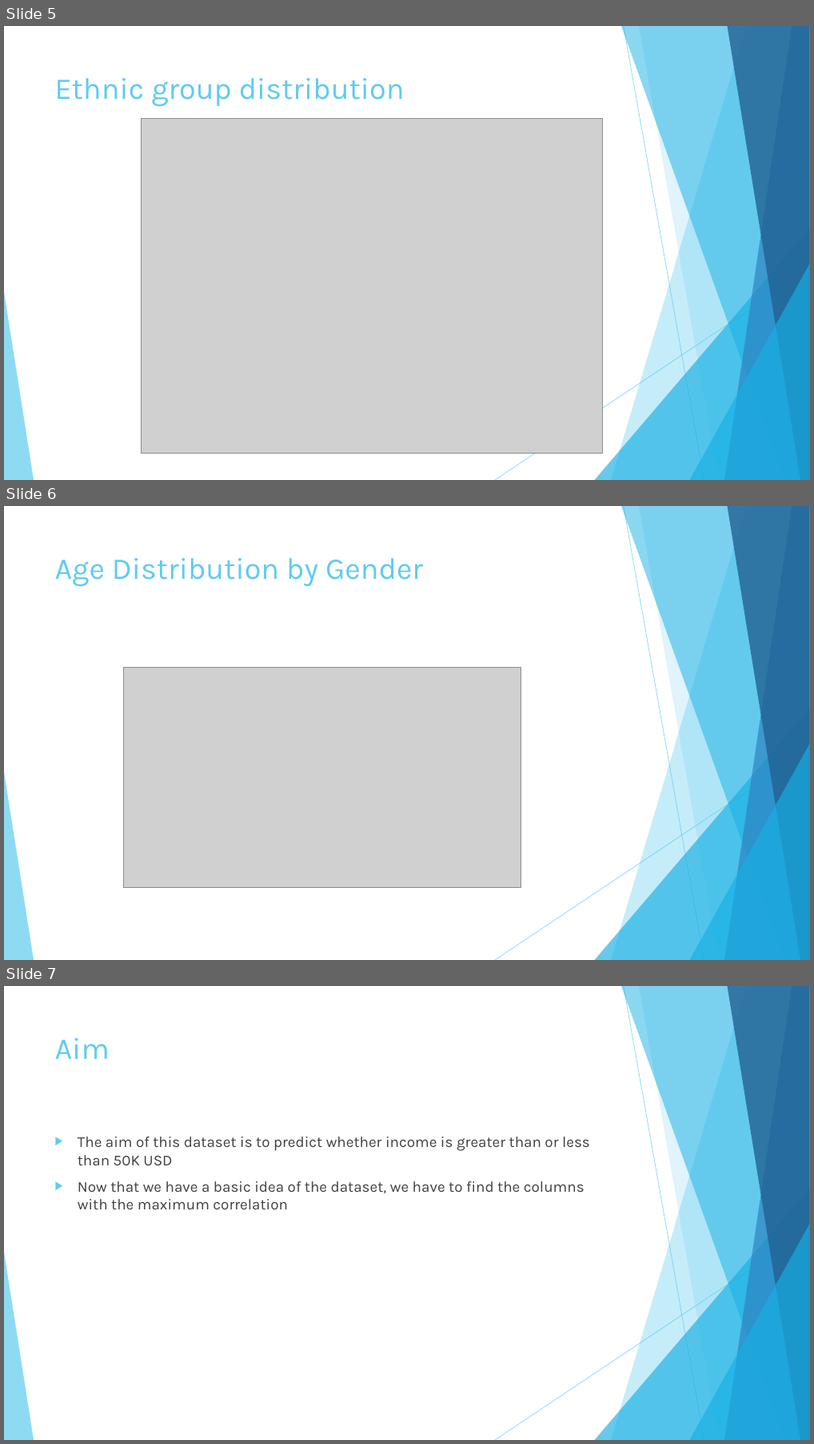
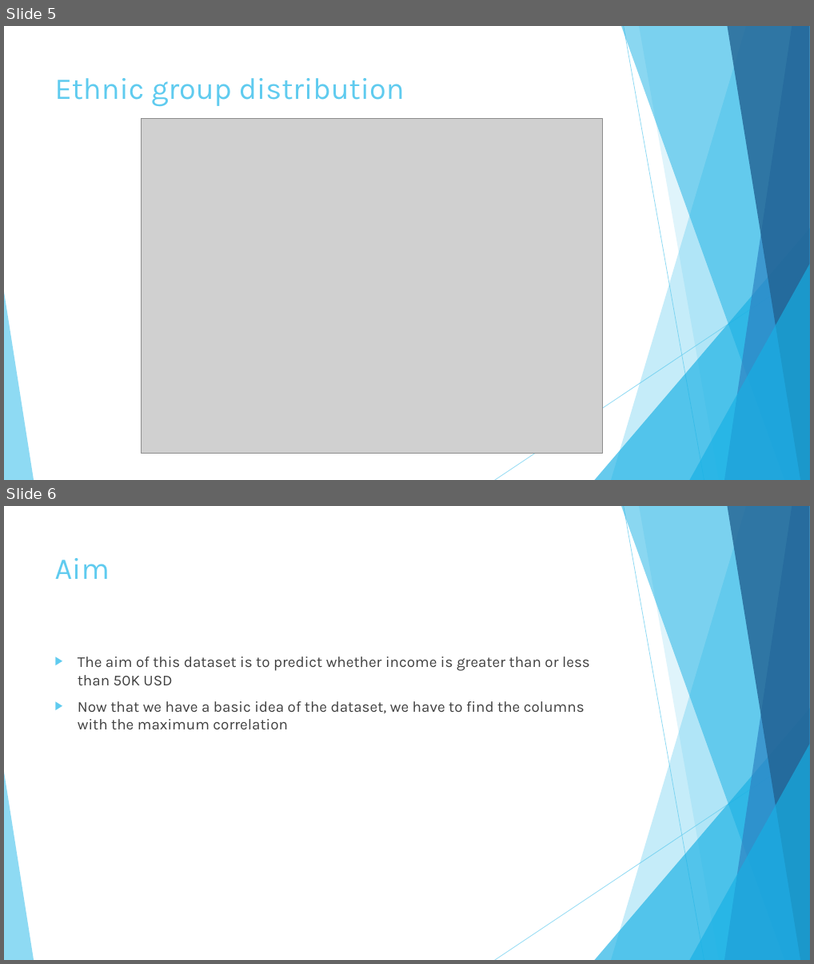
Before and after one commit to chandratop/IDS-Project, a slide deck: IDS Project – Adult Dataset.pptx. Shown one above the other, each under a label of ours: slides 5, 6 and 7 before the commit, slides 5 and 6 after it. The pictures are 814x1444 and 814x964 pixels, drawn with LibreOffice and Linux fonts; fonts in the diff are those of the drawing; grey boxes stand for pictures. Boxes give left, top, right and bottom in pixels: in the first picture for what was removed or moved away, otherwise in the second. Text is boxed around its words. In the diff, an @@ line names an element or a change of style, - is before the commit and + after.

```diff
--- a/IDS Project – Adult Dataset.pptx
+++ b/IDS Project – Adult Dataset.pptx
@@ slide 6 removed at (4, 506, 810, 960), background #FFFFFF; not listed: 10 template elements that a slide beside it also shows @@
@@ title removed at (55, 558, 423, 587) @@
-Age Distribution by Gender
@@ picture removed at (124, 667, 522, 888) @@
@@ what was slide 7 is now slide 6 @@
```
Also in this commit, not shown: 1 slide added, 8 other slides removed, 1 other file.
